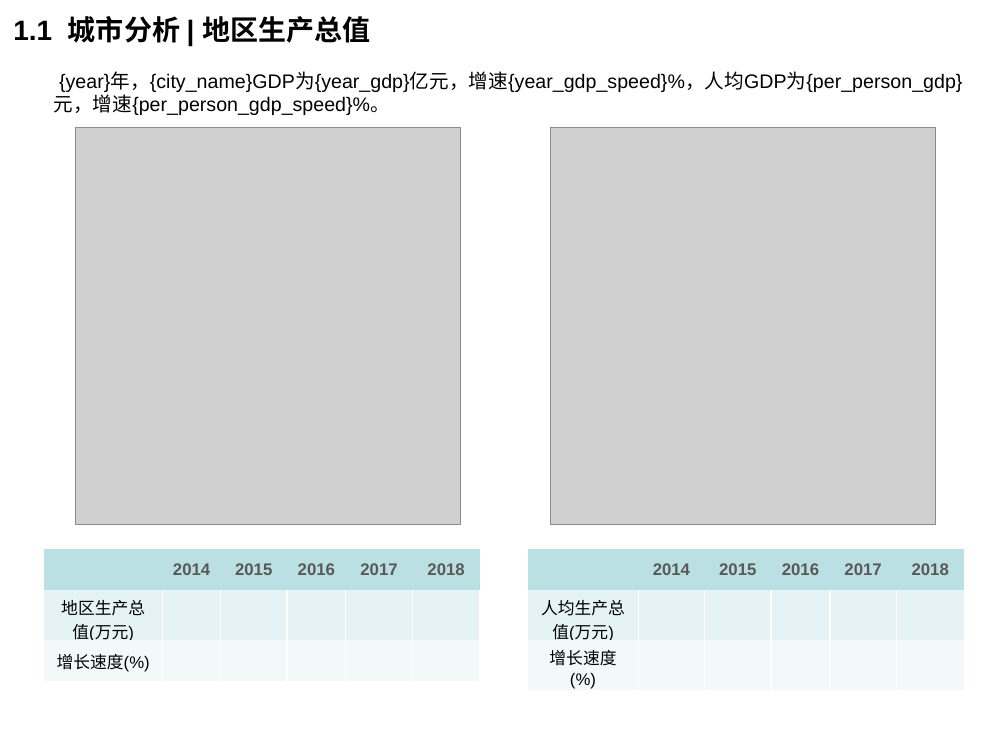
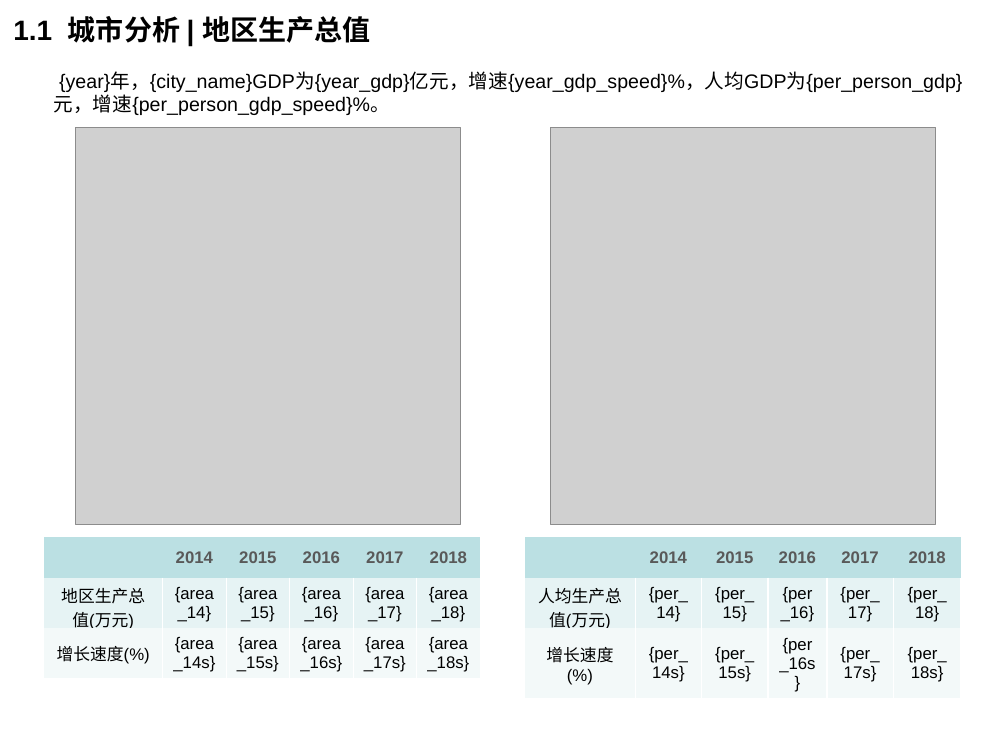
Before and after one commit to lizhou828/python_hello_world, a slide deck: slide 4 of helloWorld/ppt_template/diyun_land_report_template.pptx. Drawn at 1008x756 pixels with LibreOffice and Linux fonts; fonts in the diff are those of the drawing; grey boxes stand for pictures; background and template pictures are left out. Boxes give left, top, right and bottom in pixels: in the first picture for what was removed or moved away, otherwise in the second. Text is boxed around its words. In the diff, an @@ line names an element or a change of style, - is before the commit and + after.

```diff
--- a/helloWorld/ppt_template/diyun_land_report_template.pptx
+++ b/helloWorld/ppt_template/diyun_land_report_template.pptx
@@ table at <box>43,536,480,678</box> @@
-row 2: 地区生产总值(万元) |  |  |  |  | 
+row 2: 地区生产总值(万元) | {area_14} | {area_15} | {area_16} | {area_17} | {area_18}
-row 3: 增长速度(%) |  |  |  |  | 
+row 3: 增长速度(%) | {area_14s} | {area_15s} | {area_16s} | {area_17s} | {area_18s}
@@ table: place and size @@
-table at <box>43,549,480,681</box>
+table at <box>43,536,480,678</box>
@@ table at <box>525,536,963,686</box> @@
-row 2: 人均生产总值(万元) |  |  |  |  | 
+row 2: 人均生产总值(万元) | {per_14} | {per_15} | {per_16} | {per_17} | {per_18}
-row 3: 增长速度(%) |  |  |  |  | 
+row 3: 增长速度(%) | {per_14s} | {per_15s} | {per_16s} | {per_17s} | {per_18s}
@@ table: place and size @@
-table at <box>528,549,966,681</box>
+table at <box>525,536,963,686</box>
```
Also in this commit, not shown: 3 other slides changed, 6 other files.
